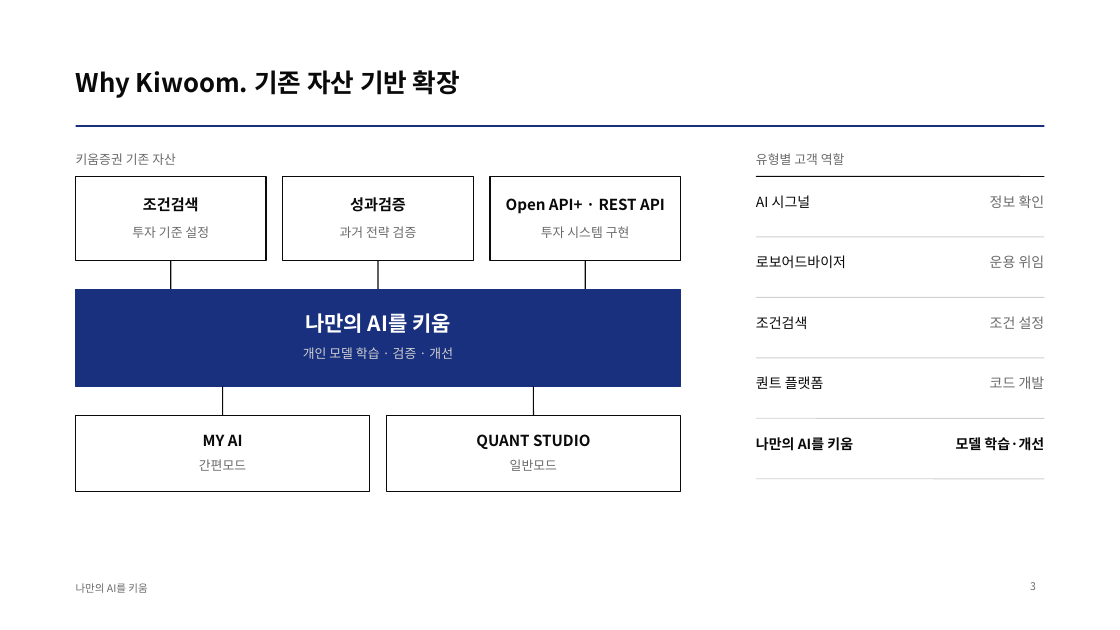
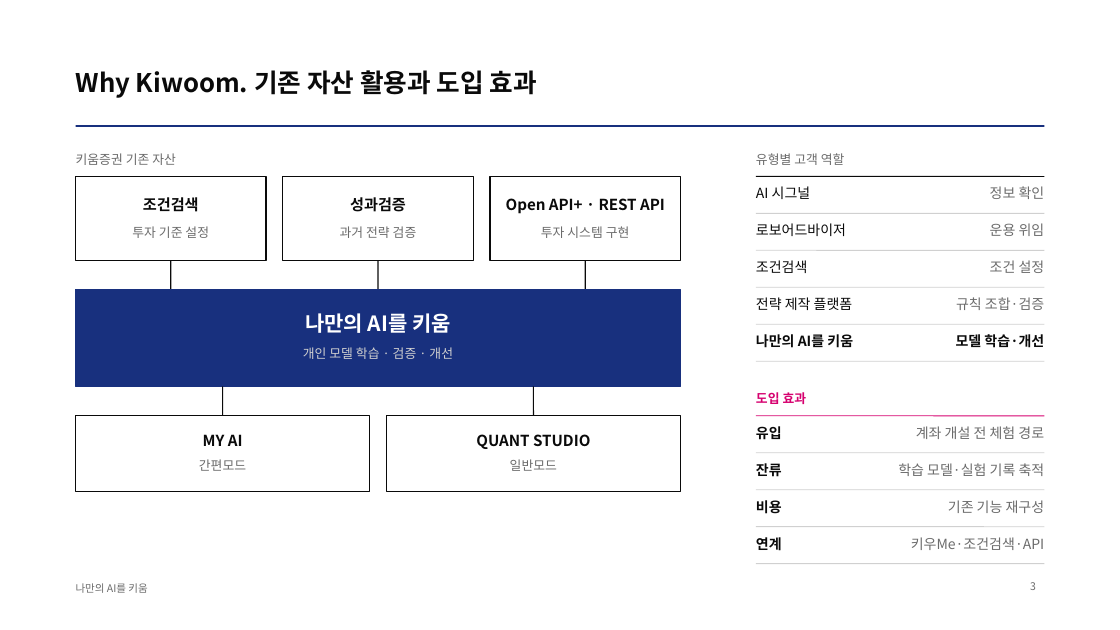
Before and after one commit to kjhoeakjy/why-kw, a slide deck: slide 3 of docs/deck/WhyKiwoom_AI_FACTORY.pptx. Drawn at 1120x630 pixels with LibreOffice and Linux fonts; fonts in the diff are those of the drawing. Boxes give left, top, right and bottom in pixels: in the first picture for what was removed or moved away, otherwise in the second. Text is boxed around its words. In the diff, an @@ line names an element or a change of style, - is before the commit and + after.

```diff
--- a/docs/deck/WhyKiwoom_AI_FACTORY.pptx
+++ b/docs/deck/WhyKiwoom_AI_FACTORY.pptx
@@ title at (76, 70, 537, 98): text changed @@
-Why Kiwoom. 기존 자산 기반 확장
+Why Kiwoom. 기존 자산 활용과 도입 효과
@@ text "AI 시그널": place and size @@
-text "AI 시그널" at (756, 195, 811, 208)
+text "AI 시그널" at (756, 186, 811, 199)
@@ text "정보 확인": place and size @@
-text "정보 확인" at (990, 195, 1045, 208)
+text "정보 확인" at (990, 186, 1045, 199)
@@ text "로보어드바이저": place and size @@
-text "로보어드바이저" at (756, 255, 846, 268)
+text "로보어드바이저" at (756, 223, 846, 236)
@@ text "운용 위임": place and size @@
-text "운용 위임" at (990, 255, 1045, 268)
+text "운용 위임" at (990, 223, 1045, 236)
@@ line moved from (756, 237) - (1044, 237) to (756, 213) - (1044, 213) @@
@@ text "조건검색": place and size @@
-text "조건검색" at (756, 316, 807, 329)
+text "조건검색" at (756, 260, 807, 273)
@@ text "조건 설정": place and size @@
-text "조건 설정" at (990, 316, 1045, 329)
+text "조건 설정" at (990, 260, 1045, 273)
@@ line moved from (756, 297) - (1044, 297) to (756, 250) - (1044, 250) @@
@@ line moved from (756, 358) - (1044, 358) to (756, 287) - (1044, 287) @@
@@ text at (756, 297, 853, 310): text changed @@
-퀀트 플랫폼
+전략 제작 플랫폼
@@ text at (956, 297, 1044, 310): text changed @@
-코드 개발
+규칙 조합·검증
@@ line moved from (756, 418) - (1044, 418) to (756, 324) - (1044, 324) @@
@@ text "나만의 AI를 키움": place and size @@
-text "나만의 AI를 키움" at (756, 437, 853, 451)
+text "나만의 AI를 키움" at (756, 334, 853, 348)
@@ text "모델 학습·개선": place and size @@
-text "모델 학습·개선" at (956, 437, 1044, 451)
+text "모델 학습·개선" at (956, 334, 1044, 348)
@@ line moved from (756, 479) - (1044, 479) to (756, 361) - (1044, 361) @@
@@ text added at (756, 392, 807, 404), 11 pt, text #D6006F, bold @@
+도입 효과
@@ line added from (756, 416) to (1044, 416), #D6006F 0.75 pt @@
@@ text added at (756, 426, 782, 440), 12 pt, text #0A0A0A, bold @@
+유입
@@ text added at (916, 426, 1044, 439), 12 pt, text #6B6B6B @@
+계좌 개설 전 체험 경로
@@ line added from (756, 453) to (1044, 453), #D0D0D0 0.75 pt @@
@@ text added at (756, 463, 782, 477), 12 pt, text #0A0A0A, bold @@
+잔류
@@ text added at (898, 463, 1045, 476), 12 pt, text #6B6B6B @@
+학습 모델·실험 기록 축적
@@ line added from (756, 490) to (1044, 490), #D0D0D0 0.75 pt @@
@@ text added at (756, 500, 782, 514), 12 pt, text #0A0A0A, bold @@
+비용
@@ text added at (948, 500, 1045, 513), 12 pt, text #6B6B6B @@
+기존 기능 재구성
@@ line added from (756, 527) to (1044, 527), #D0D0D0 0.75 pt @@
@@ text added at (756, 537, 782, 551), 12 pt, text #0A0A0A, bold @@
+연계
@@ text added at (911, 537, 1044, 550), 12 pt, text #6B6B6B @@
+키우Me·조건검색·API
@@ line added from (756, 564) to (1044, 564), #D0D0D0 0.75 pt @@
```
Also in this commit, not shown: 2 other slides changed, 6 other files.
